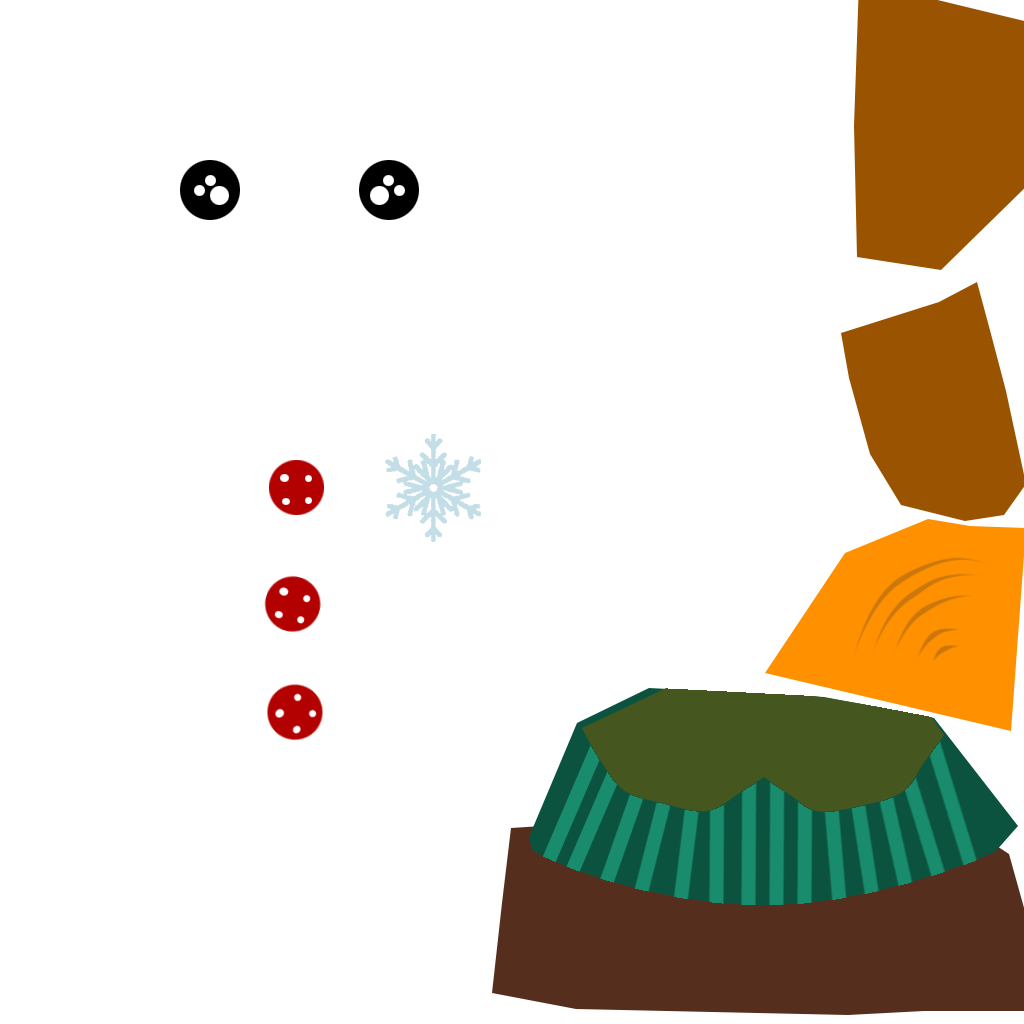
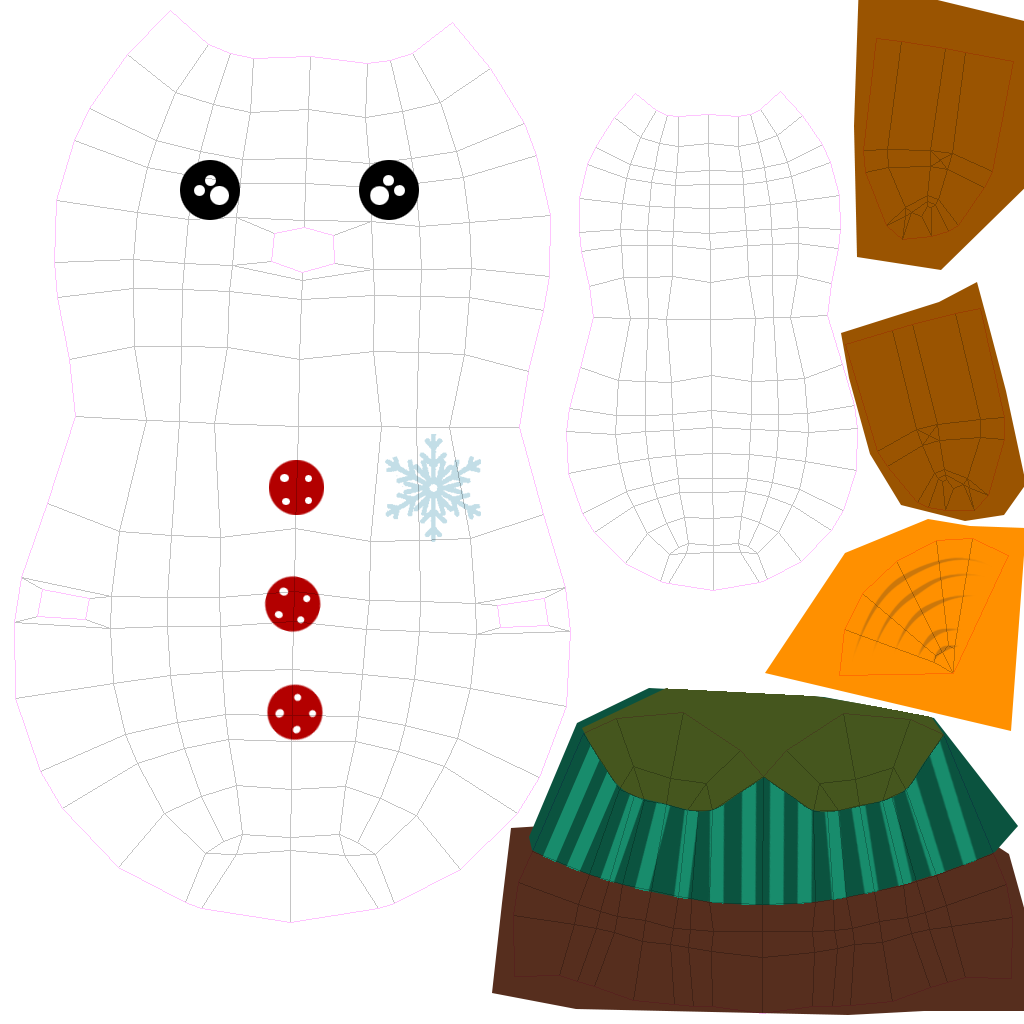
Before/after of a 1024 × 1024 layered artwork. What changed in the layer stack:
showed "Capa 0" over (14, 10, 1014, 1014)
